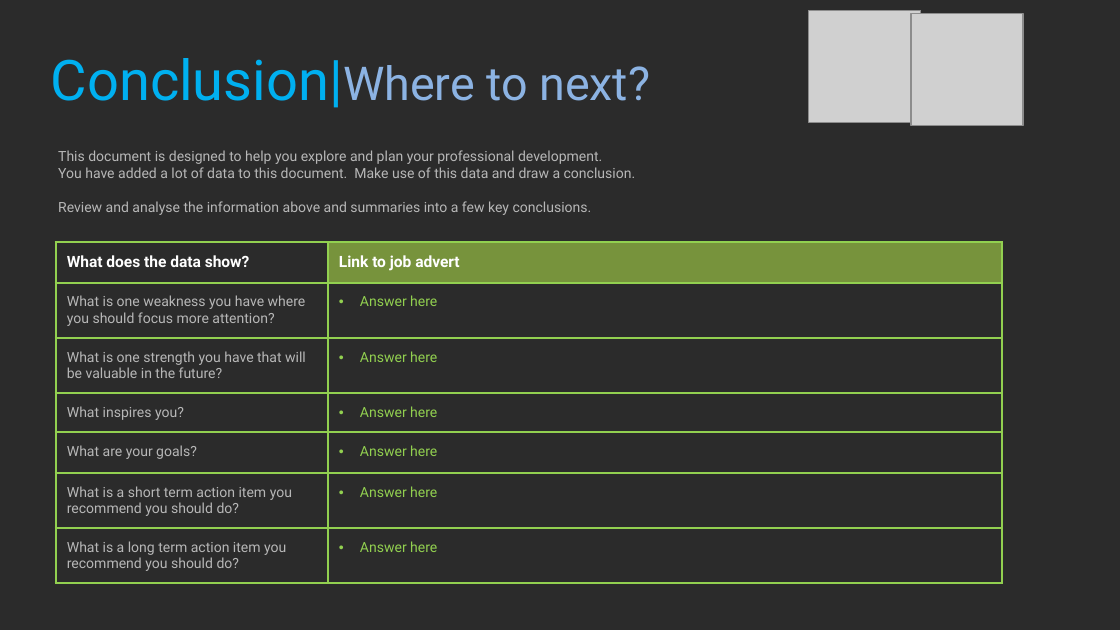
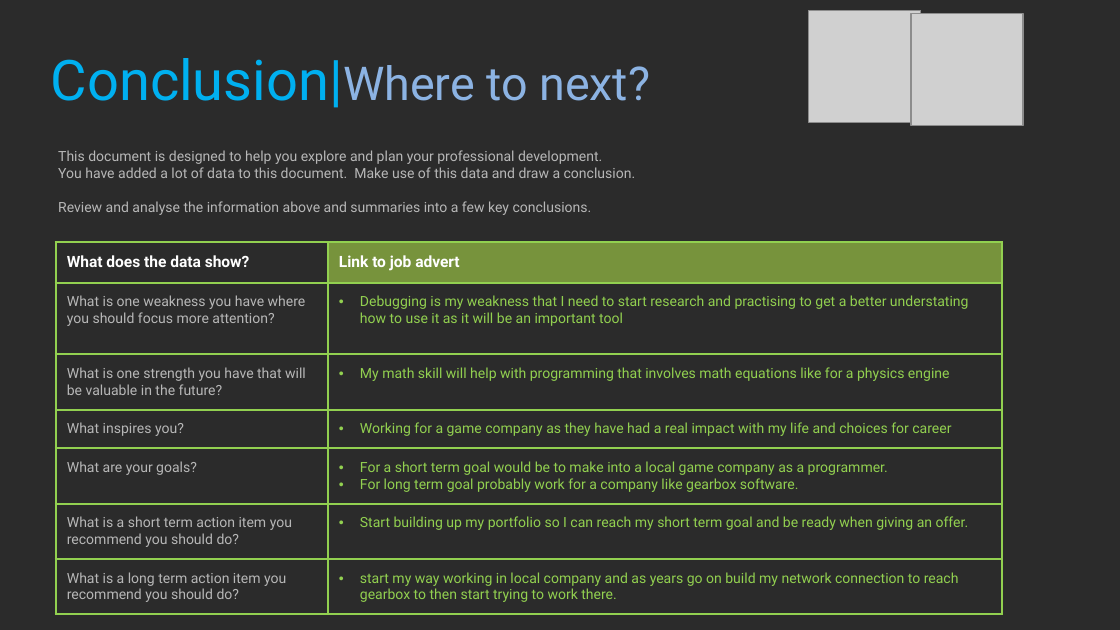
Before and after one commit to Ryszarder/ProfessionalStudies, a slide deck: slide 33 of 2021_Professional_Studies_1_BlakePeck.pptx. Drawn at 1120x630 pixels with LibreOffice and Linux fonts; fonts in the diff are those of the drawing; grey boxes stand for pictures; background and template pictures are left out; a plain dark background stands for a picture behind light text. Boxes give left, top, right and bottom in pixels: in the first picture for what was removed or moved away, otherwise in the second. Text is boxed around its words. In the diff, an @@ line names an element or a change of style, - is before the commit and + after.

```diff
--- a/2021_Professional_Studies_1_BlakePeck.pptx
+++ b/2021_Professional_Studies_1_BlakePeck.pptx
@@ table at <box>56,242,1002,619</box> @@
-row 2, column 2: Answer here
+row 2, column 2: Debugging is my weakness that I need to start research and practising to get a better understating how to use it as it will be an important tool
-row 3, column 2: Answer here
+row 3, column 2: My math skill will help with programming that involves math equations like for a physics engine
-row 4, column 2: Answer here
+row 4, column 2: Working for a game company as they have had a real impact with my life and choices for career
-row 5, column 2: Answer here
+row 5, column 2: For a short term goal would be to make into a local game company as a programmer. / For long term goal probably work for a company like gearbox software.
-row 6, column 2: Answer here
+row 6, column 2: Start building up my portfolio so I can reach my short term goal and be ready when giving an offer.
-row 7, column 2: Answer here
+row 7, column 2: start my way working in local company and as years go on build my network connection to reach gearbox to then start trying to work there.
```
Also in this commit, not shown: 11 other slides changed.
